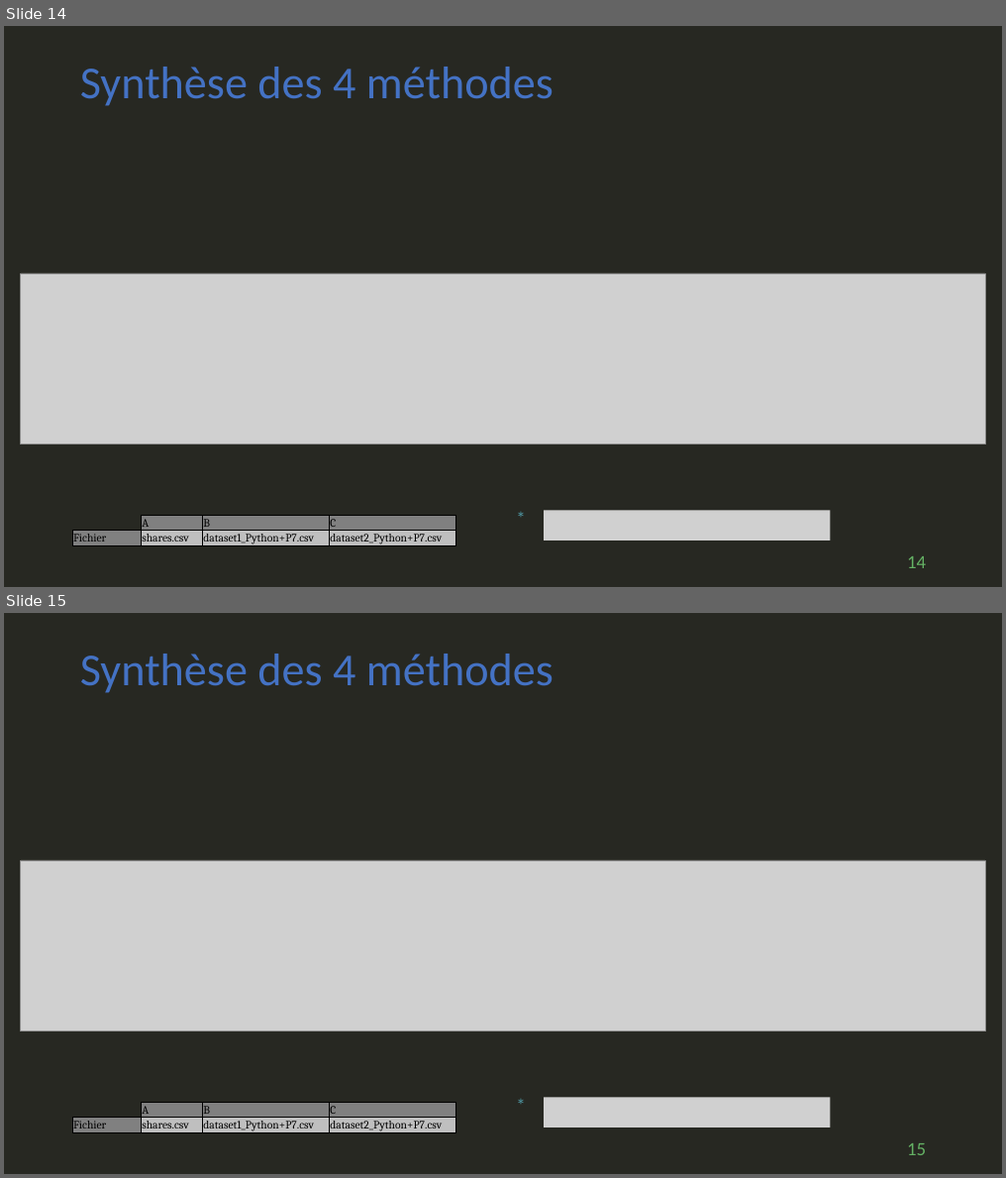
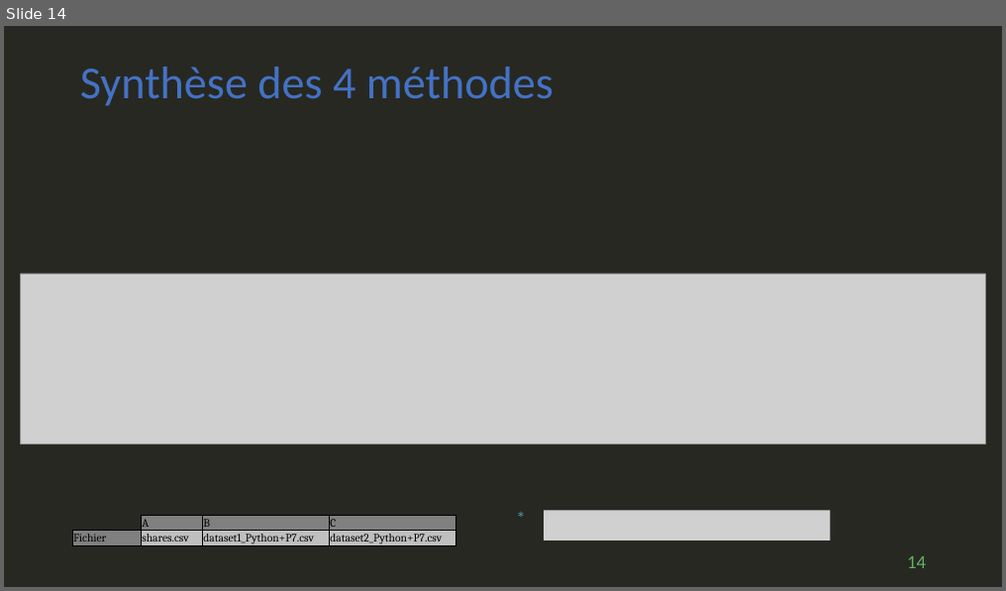
Before and after one commit to geoffrey-ll/OC_P07_Algorithmique, a slide deck: p07_slide.pptx. Shown one above the other, each under a label of ours: slides 14 and 15 before the commit, slide 14 after it. The pictures are 1006x1178 and 1006x591 pixels, drawn with LibreOffice and Linux fonts; fonts in the diff are those of the drawing; grey boxes stand for pictures. Boxes give left, top, right and bottom in pixels: in the first picture for what was removed or moved away, otherwise in the second. Text is boxed around its words. In the diff, an @@ line names an element or a change of style, - is before the commit and + after.

```diff
--- a/p07_slide.pptx
+++ b/p07_slide.pptx
@@ slide 15 removed at <box>4,613,1002,1174</box>, background #272822 @@
@@ title removed at <box>80,654,553,693</box> @@
-Synthèse des 4 méthodes
@@ picture removed at <box>21,861,985,1032</box> @@
@@ table removed at <box>73,1102,456,1136</box>, 2 rows, 4 columns @@
- | A | B | C
-Fichier | shares.csv | dataset1_Python+P7.csv | dataset2_Python+P7.csv
@@ text removed at <box>509,1090,534,1120</box> @@
-*
@@ picture removed at <box>544,1097,831,1128</box> @@
@@ page number removed at <box>907,1144,926,1156</box> @@
-15
```
Also in this commit, not shown: 2 slides changed.
